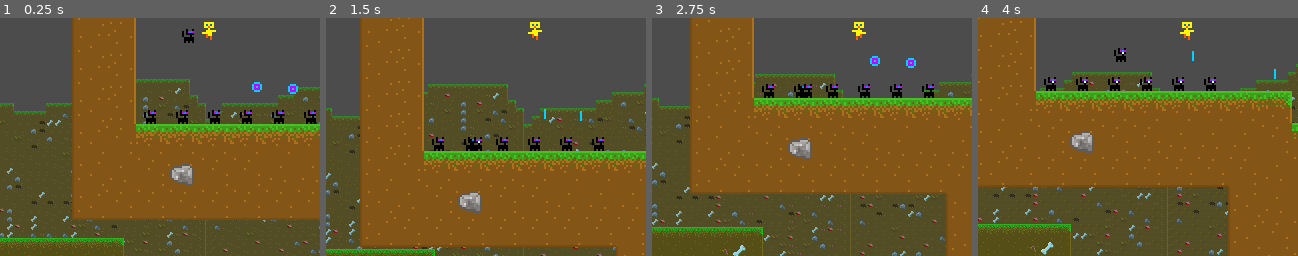
Above: before the commit, frames 1-4 (left to right).
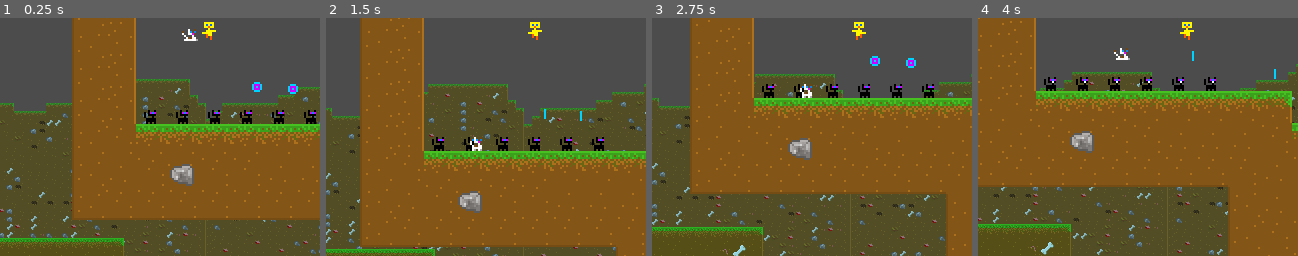
Above: after the commit, the same moments.

Repository: kociolekt/duck-ninja
Game: Godot game, scene res://scenes/level/Level.tscn
Same seed, same stepped clock (60 frames per second), same inputs: the game is played once before the commit and once after it. This scene is started directly instead of the project's main scene. A sky picture missing from this copy of the repository is replaced by a grey-blue gradient.
Inputs (mouse positions are % of the whole screen's width and height, from its top left):
- Up to frame 1 (0.25 s): no input
- Up to frame 2 (1.5 s): tap Enter at 0.5 s; move the mouse to (21, 19) at 0.52 s; hold Up (jump) 0.53-1.28 s; hold Right (move_right) from 0.53 s (still down); click (21, 19) at 0.67 s; move the mouse to (30, 55) at 1.27 s; tap Up (jump) at 1.35 s
- Up to frame 3 (2.75 s): tap Up (jump) at 1.52, 1.82 s; move the mouse to (60, 28) at 2.02 s; release Right (move_right) at 2.03 s; hold Left (move_left) from 2.03 s (still down); hold Up (jump) from 2.03 s (still down)
- Up to frame 4 (4 s): move the mouse to (45, 70) at 2.77 s; release Left (move_left) at 2.78 s; release Up (jump) at 2.78 s; hold Right (move_right) from 2.78 s (still down); tap Up (jump) at 2.85, 3.02, 3.32 s; click (45, 70) at 2.92 s; move the mouse to (80, 65) at 3.52 s; hold Up (jump) from 3.53 s (still down)
The pictures show only the part of the screen within x 18-68%, y 47-97%; the shares and areas given below are measured in that part.

The runs differ from the first frame. In frame 1, 0.2% of the frame differs, in the area x 56-62%, y 4-11%; in frame 2, 0.2%; in frame 3, 0.2%; in frame 4, 0.2%.

Commit message:
changed companion apprance and added animations

Diff:
--- a/godot-project/assets/companion/black_cat_green_eyes.tres
+++ /dev/null
@@ -1,12 +0,0 @@
-[gd_resource type="AnimatedTexture" load_steps=3 format=2]
-
-[ext_resource path="res://assets/companion/cat1_geen_eyes.png" type="Texture" id=1]
-[ext_resource path="res://assets/companion/cat2_green_eyes.png" type="Texture" id=2]
-
-[resource]
-frames = 2
-fps = 2.0
-frame_0/texture = ExtResource( 1 )
-frame_0/delay_sec = 3.0
-frame_1/texture = ExtResource( 2 )
-frame_1/delay_sec = 0.0
--- a/godot-project/scenes/level/Level.tscn
+++ b/godot-project/scenes/level/Level.tscn
@@ -1,11 +1,10 @@
-[gd_scene load_steps=30 format=2]
+[gd_scene load_steps=31 format=2]
 
 [ext_resource path="res://assets/map_grass/tileset/basic_tileset.tres" type="TileSet" id=1]
 [ext_resource path="res://scenes/checkpoint/Checkpoint.tscn" type="PackedScene" id=2]
 [ext_resource path="res://scenes/coin/Coin.tscn" type="PackedScene" id=3]
 [ext_resource path="res://assets/buttons/touch_button_right.png" type="Texture" id=4]
-[ext_resource path="res://assets/companion/cat2_green_eyes.png" type="Texture" id=5]
-[ext_resource path="res://assets/companion/cat1_geen_eyes.png" type="Texture" id=6]
+[ext_resource path="res://assets/companion/cat-sprite.png" type="Texture" id=5]
 [ext_resource path="res://assets/map_grass/paralax/sky.png" type="Texture" id=7]
 [ext_resource path="res://assets/buttons/touch_button_jump.png" type="Texture" id=8]
 [ext_resource path="res://assets/player/duck-ninja_sprite.png" type="Texture" id=9]
@@ -163,13 +162,52 @@
 [sub_resource type="RectangleShape2D" id=12]
 extents = Vector2( 3, 3 )
 
-[sub_resource type="SpriteFrames" id=13]
-animations = [ {
-"frames": [ ExtResource( 6 ), ExtResource( 5 ) ],
-"loop": true,
-"name": "default",
-"speed": 1.0
-} ]
+[sub_resource type="Animation" id=13]
+resource_name = "idle"
+tracks/0/type = "value"
+tracks/0/path = NodePath("Sprite:frame")
+tracks/0/interp = 1
+tracks/0/loop_wrap = true
+tracks/0/imported = false
+tracks/0/enabled = true
+tracks/0/keys = {
+"times": PoolRealArray( 0 ),
+"transitions": PoolRealArray( 1 ),
+"update": 1,
+"values": [ 1 ]
+}
+
+[sub_resource type="Animation" id=14]
+resource_name = "jump"
+tracks/0/type = "value"
+tracks/0/path = NodePath("Sprite:frame")
+tracks/0/interp = 1
+tracks/0/loop_wrap = true
+tracks/0/imported = false
+tracks/0/enabled = true
+tracks/0/keys = {
+"times": PoolRealArray( 0 ),
+"transitions": PoolRealArray( 1 ),
+"update": 1,
+"values": [ 5 ]
+}
+
+[sub_resource type="Animation" id=15]
+resource_name = "walk"
+length = 0.8
+loop = true
+tracks/0/type = "value"
+tracks/0/path = NodePath("Sprite:frame")
+tracks/0/interp = 1
+tracks/0/loop_wrap = true
+tracks/0/imported = false
+tracks/0/enabled = true
+tracks/0/keys = {
+"times": PoolRealArray( 0, 0.2, 0.4, 0.6 ),
+"transitions": PoolRealArray( 1, 1, 1, 1 ),
+"update": 1,
+"values": [ 0, 1, 3, 4 ]
+}
 
 [node name="Level" type="Node2D"]
 script = ExtResource( 12 )
@@ -261,7 +299,6 @@
 texture = ExtResource( 9 )
 vframes = 2
 hframes = 6
-frame = 11
 
 [node name="AnimationPlayer" type="AnimationPlayer" parent="Player"]
 anims/crouch = SubResource( 2 )
@@ -349,10 +386,17 @@
 position = Vector2( -1, 3 )
 shape = SubResource( 12 )
 
-[node name="AnimatedSprite" type="AnimatedSprite" parent="Cat"]
-position = Vector2( 0, -2 )
-frames = SubResource( 13 )
-playing = true
+[node name="Sprite" type="Sprite" parent="Cat"]
+position = Vector2( 0, 2 )
+texture = ExtResource( 5 )
+vframes = 2
+hframes = 3
+frame = 5
+
+[node name="AnimationPlayer" type="AnimationPlayer" parent="Cat"]
+anims/idle = SubResource( 13 )
+anims/jump = SubResource( 14 )
+anims/walk = SubResource( 15 )
 [connection signal="player_stats_changed" from="Player" to="GUI/GUI2/Coins" method="_on_Player_player_stats_changed"]
 [connection signal="body_entered" from="Player/CoinCollider" to="Player" method="_on_CoinCollider_body_entered"]
 [connection signal="area_shape_entered" from="Player/CheckpointCollider" to="Player" method="_on_CheckpointCollider_area_shape_entered"]
--- a/godot-project/scripts/Companion.gd
+++ b/godot-project/scripts/Companion.gd
@@ -6,8 +6,12 @@
 onready var player = $"../Player"
 onready var map = $"../MapGenerator"
 
+onready var sprite = $Sprite
+onready var animation_player = $AnimationPlayer
+
 var friction = 5
 var max_speed = 20
+var move_direction = 0
 
 enum State {WALK, JUMP, TELEPORT, IDLE}
 var current_state = State.IDLE
@@ -81,12 +85,31 @@
 		_velocity, snap_vector, FLOOR_NORMAL, false, 4, 0.9, false
 	)
 
+	# sprite direction
+	if move_direction != 0:
+		sprite.scale.x = 1 if move_direction == 1 else -1
+
+	# animation
+	var animation = get_new_animation()
+	if animation != animation_player.current_animation:
+		animation_player.play(animation)
+
+
+func get_new_animation():
+	var animation_new = ""
+	if is_on_floor():
+		animation_new = "walk" if abs(_velocity.x) > 0.1 else "idle"
+	else:
+		animation_new = "jump"
+	return animation_new
+
 func do_walk_to_position(target_position):
 	var sub_x = target_position.x - global_position.x
 	var direction_x = sign(sub_x)
 	var distance_x = abs(sub_x)
 
 	_velocity.x = (_velocity.x + direction_x) if abs(_velocity.x) < max_speed else direction_x * max_speed
+	move_direction = direction_x
 
 	if distance_x < 0.3:
 		global_position.x = target_position.x
@@ -105,6 +128,8 @@
 	var sub_x = target_position.x - global_position.x
 	var direction_x = sign(sub_x)
 	var distance_x = abs(sub_x)
+
+	move_direction = direction_x
 
 	if !is_jumping:
 		var mid_point_x = global_position.x + int(sub_x / 2)
Binary file added: godot-project/assets/companion/cat-sprite.png
Not shown, changed: godot-project/assets/companion/cat-sprite.png.import
Binary file removed: godot-project/assets/companion/cat1_geen_eyes.png
Not shown, removed: godot-project/assets/companion/cat1_geen_eyes.png.import
Binary file removed: godot-project/assets/companion/cat2_green_eyes.png
